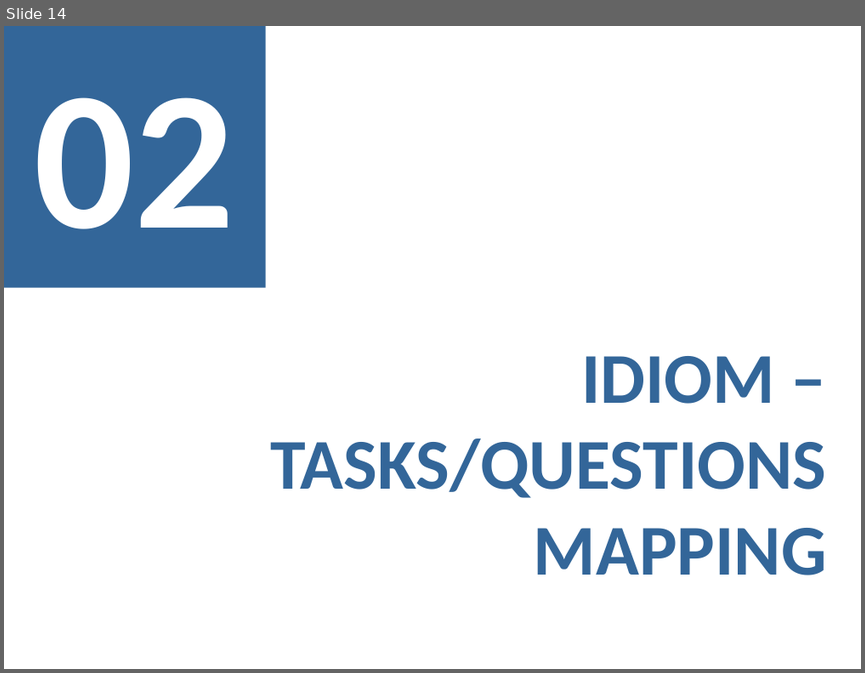
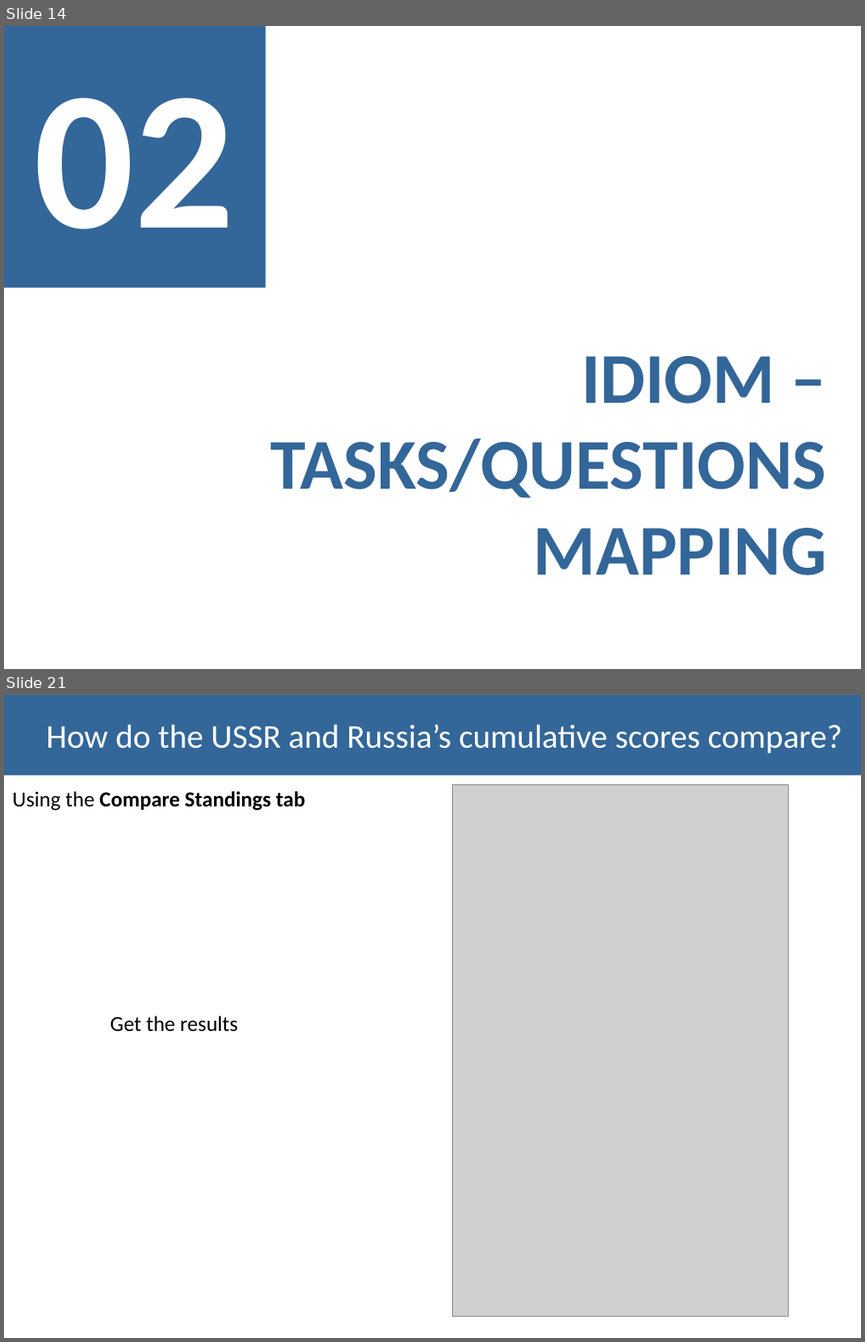
Before and after one commit to carboned4/V_I_2015_1, a slide deck: checkpoint3/G01A - Presentation 3.pptx. Shown one above the other, each under a label of ours: slide 14 before the commit, slides 14 and 21 after it; the slides between them are not shown. The pictures are 865x673 and 865x1342 pixels, drawn with LibreOffice and Linux fonts; fonts in the diff are those of the drawing; grey boxes stand for pictures. Boxes give left, top, right and bottom in pixels: in the first picture for what was removed or moved away, otherwise in the second. Text is boxed around its words. In the diff, an @@ line names an element or a change of style, - is before the commit and + after.

```diff
--- a/checkpoint3/G01A - Presentation 3.pptx
+++ b/checkpoint3/G01A - Presentation 3.pptx
@@ slide 21 added at box(4, 695, 861, 1338), background #FFFFFF @@
@@ title added at box(4, 695, 861, 776), fill #336699, 28 pt, text #FFFFFF @@
+How do the USSR and Russia’s cumulative scores compare?
@@ text added at box(12, 791, 305, 811), 18 pt, text #000000, bold @@
+Using the Compare Standings tab
@@ picture added at box(453, 785, 788, 1316) @@
@@ text added at box(110, 1015, 238, 1032), 18 pt, text #000000 @@
+Get the results
```
Also in this commit, not shown: 6 other slides added, 2 slides removed.
